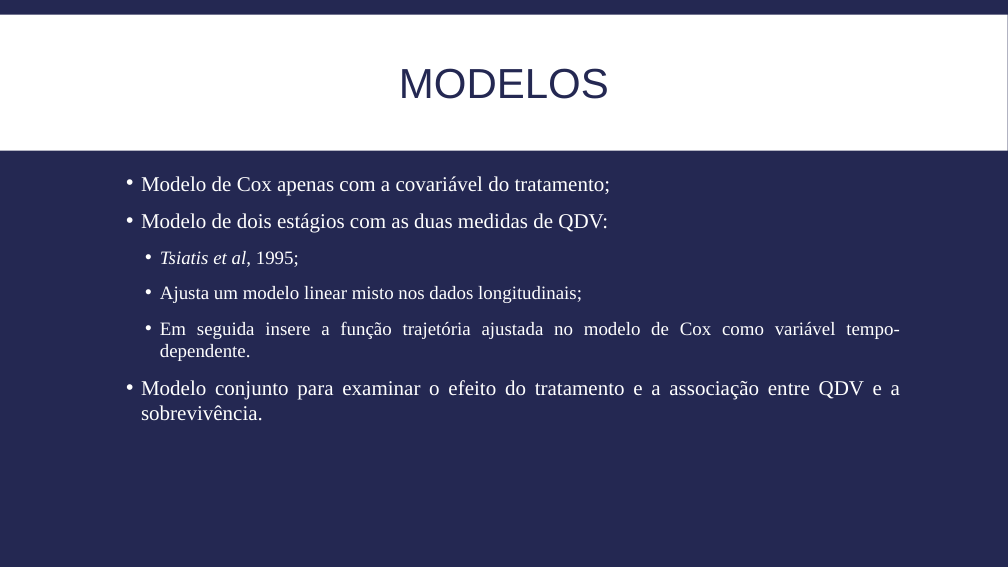
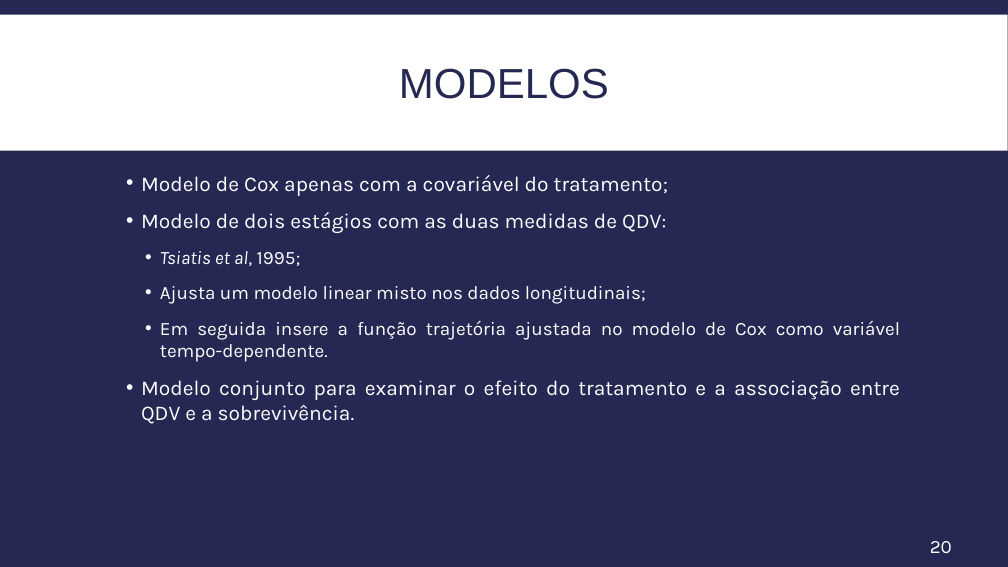
Before and after one commit to itff/Seminarios2, a slide deck: slide 20 of Apresentacao_Editado.pptx. Drawn at 1008x567 pixels with LibreOffice and Linux fonts; fonts in the diff are those of the drawing. Boxes give left, top, right and bottom in pixels: in the first picture for what was removed or moved away, otherwise in the second. Text is boxed around its words. In the diff, an @@ line names an element or a change of style, - is before the commit and + after.

```diff
--- a/Apresentacao_Editado.pptx
+++ b/Apresentacao_Editado.pptx
@@ text "Modelo de Cox apenas com ..." at box(141, 175, 900, 424): font Times New Roman to Karla @@
@@ page number added at box(930, 541, 952, 553), 18 pt, text #FFFFFF @@
+20
```
Also in this commit, not shown: 31 other slides changed, 1 slide removed.
